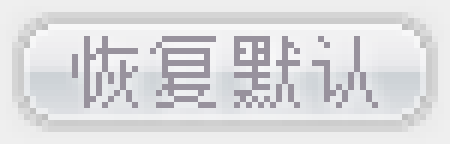
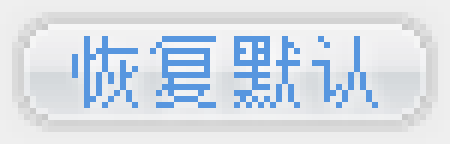
Layers edited between the first and the second 450px x 144px image:
painted on "恢复默认" over [72, 36, 378, 108]
"Layer 1": opacity 100% → 79% over [12, 12, 438, 132]
